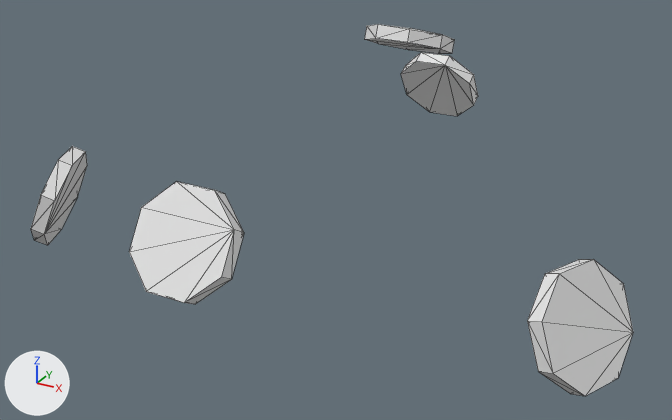
The OBJ model assets/meshes/ToadstoolFrog/ToadstoolFrog_Spot_neck.obj, before and after one commit.
One viewpoint serves both versions: a 50 mm camera at (5.56, -10.23, 4.33) aimed at (0.09, -0.28, -0.65). Lighting does not change. The marker at lower left points along +X, +Y and +Z. The first picture is the older version. Mesh edges are drawn as thin lines. Where no turn or scale is listed for an object, it has been applied to the vertices. Vertices at exactly the same position are counted once.

In view in the first picture: 'ToadstoolFrog_Spot_neck'.
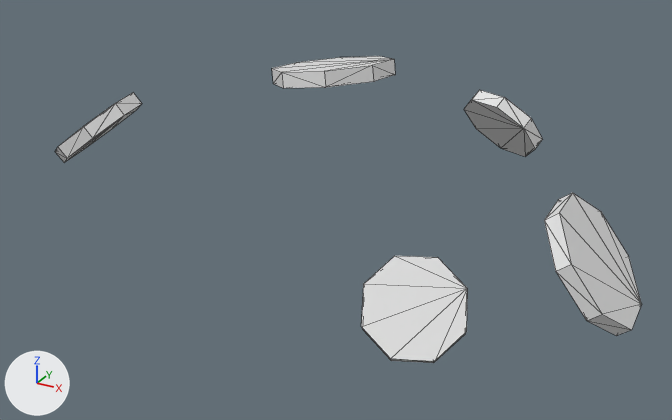
Commit message: Toadstool Frog: cap and underside as meshes like the GiantToadstool prop (43 parts)

The change in detail:
me_toadstoolfrog_spot_neck is used by ob_toadstoolfrog_spot_neck; location (0.0, 0.0, 0.0).
me_toadstoolfrog_spot_neck had 80 vertices, 140 faces and spanned x -4.16..4.16, y -3.74..3.74, z -1.44..1.44.
me_toadstoolfrog_spot_neck now has 80 vertices, 140 faces and spans x -4.08..4.08, y -3.5..3.5, z -1.35..1.35.
me_toadstoolfrog_spot_neck part 1: the loose piece of 16 vertices spanning x 3.27..4.16, y -2.14..-0.76, z -1.44..-0.13 is multiplied about its middle by the matrix ((-0.04, -0.907, -0.096), (0.882, -0.014, -0.236), (0.233, -0.103, 0.877)), then moved by (-2.5, 4.43, 0.57).
me_toadstoolfrog_spot_neck part 2: the loose piece of 16 vertices spanning x -4.16..-3.27, y -2.14..-0.76, z -1.44..-0.13 is multiplied about its middle by the matrix ((0.846, 0.123, 0.478), (-0.203, 0.951, 0.115), (-0.449, -0.199, 0.847)), then moved by (0.26, 0.63, 0.87).
me_toadstoolfrog_spot_neck part 3: a new loose piece of 16 vertices spanning x -0.93..0.58, y -0.62..0.88, z 0.86..1.35.
me_toadstoolfrog_spot_neck part 4: a new loose piece of 16 vertices spanning x 2.92..4.08, y -1.0..0.63, z -1.35..0.05.
me_toadstoolfrog_spot_neck part 5: a new loose piece of 16 vertices spanning x 1.94..3.01, y -3.5..-2.64, z -0.55..0.35.
me_toadstoolfrog_spot_neck part 6: the loose piece of 16 vertices spanning x -0.6..0.6, y 1.51..2.71, z 0.84..1.44 is deleted.
me_toadstoolfrog_spot_neck part 7: the loose piece of 16 vertices spanning x -0.59..0.59, y -3.74..-2.95, z -0.41..0.7 is deleted.
me_toadstoolfrog_spot_neck part 8: the loose piece of 16 vertices spanning x -0.59..0.59, y 2.95..3.74, z -0.41..0.7 is deleted.

What differs and where, as boxes (x1, y1, x2, y2) in the pictures (672 x 420 px; the box of a moved part takes in the faces that stretch with it):
'ToadstoolFrog_Spot_neck', reshaped (17% shorter): before (31, 24, 633, 396); after (55, 56, 641, 363)
part 1 of me_toadstoolfrog_spot_neck, moved or reshaped: before (527, 259, 633, 396); after (464, 90, 542, 157)
part 2 of me_toadstoolfrog_spot_neck, moved or reshaped: before (31, 146, 87, 245); after (55, 93, 142, 162)
part 3 of me_toadstoolfrog_spot_neck, added: after (272, 56, 395, 88)
part 4 of me_toadstoolfrog_spot_neck, added: after (544, 193, 641, 336)
part 5 of me_toadstoolfrog_spot_neck, added: after (361, 256, 467, 363)
part 6 of me_toadstoolfrog_spot_neck, deleted: before (364, 24, 454, 53)
part 7 of me_toadstoolfrog_spot_neck, deleted: before (129, 181, 244, 304)
part 8 of me_toadstoolfrog_spot_neck, deleted: before (401, 52, 478, 116)
